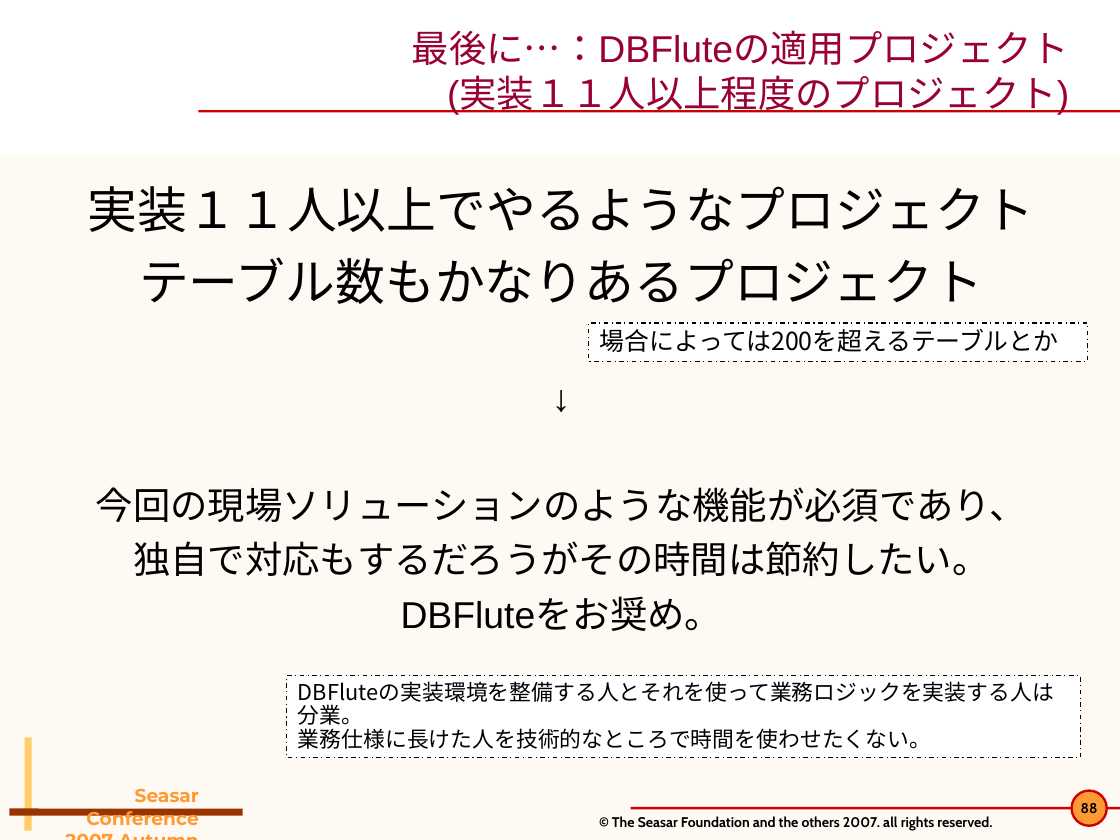
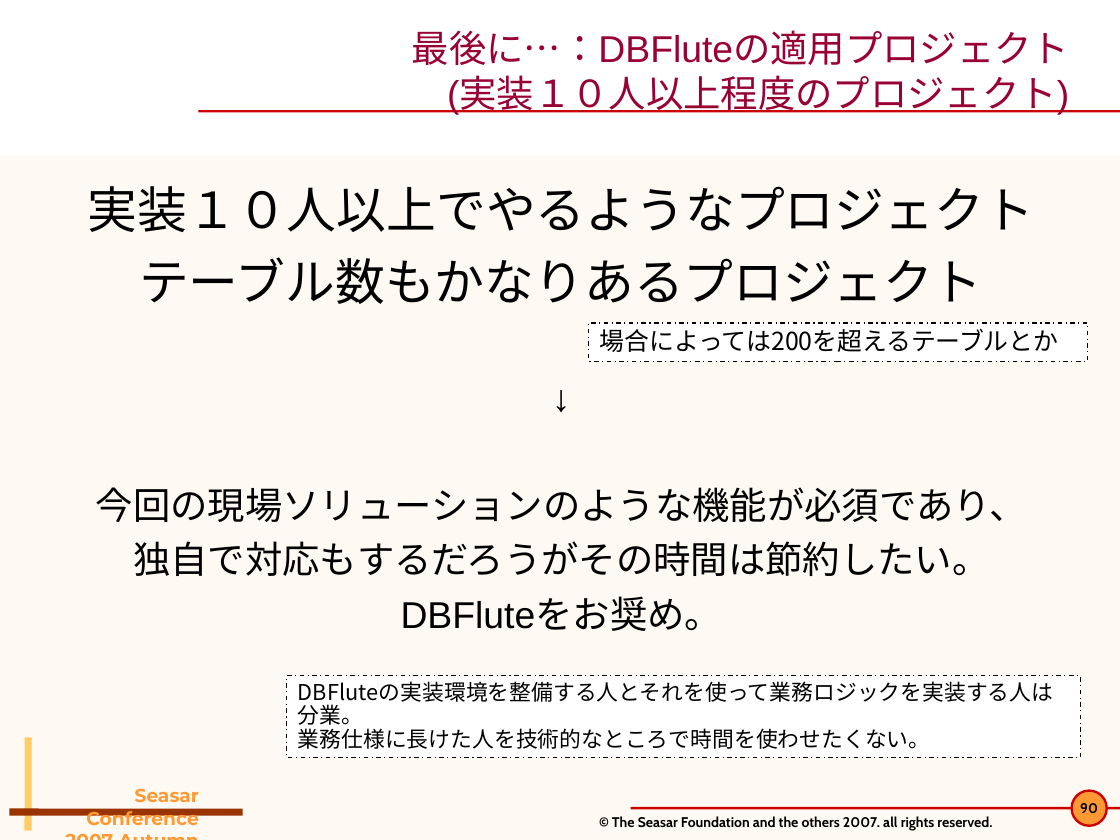
Before and after one commit to seasarorg/dbflute, a slide deck: slide 90 of dbflute/etc/doc/pres/sc2007a_2-DBFlute.ppt (slide 88 before the commit). Drawn at 1120x840 pixels with LibreOffice and Linux fonts; fonts in the diff are those of the drawing; background and template pictures are left out. Boxes give left, top, right and bottom in pixels: in the first picture for what was removed or moved away, otherwise in the second. Text is boxed around its words. In the diff, an @@ line names an element or a change of style, - is before the commit and + after.

```diff
--- a/dbflute/etc/doc/pres/sc2007a_2-DBFlute.ppt
+++ b/dbflute/etc/doc/pres/sc2007a_2-DBFlute.ppt
@@ title at [412, 30, 1070, 114]: text changed @@
-最後に…：DBFluteの適用プロジェクト
-(実装１１人以上程度のプロジェクト)
+最後に…：DBFluteの適用プロジェクト
+(実装１０人以上程度のプロジェクト)
@@ text at [88, 186, 1034, 232]: text changed @@
-実装１１人以上でやるようなプロジェクト
+実装１０人以上でやるようなプロジェクト
@@ page number at [1080, 803, 1098, 813]: text changed @@
-88
+90
```
Also in this commit, not shown: 14 other slides changed, 2 slides added, 6 other files.
